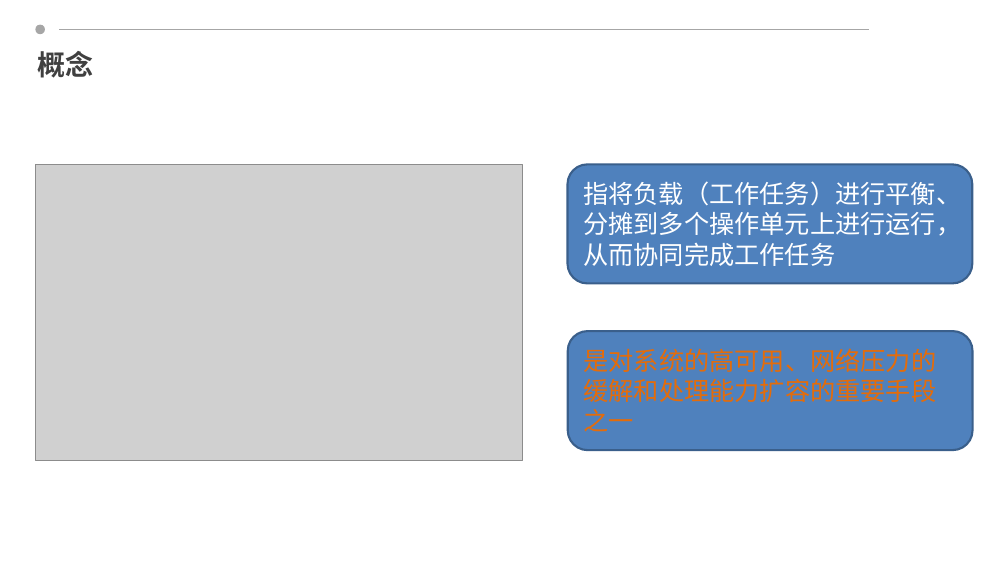
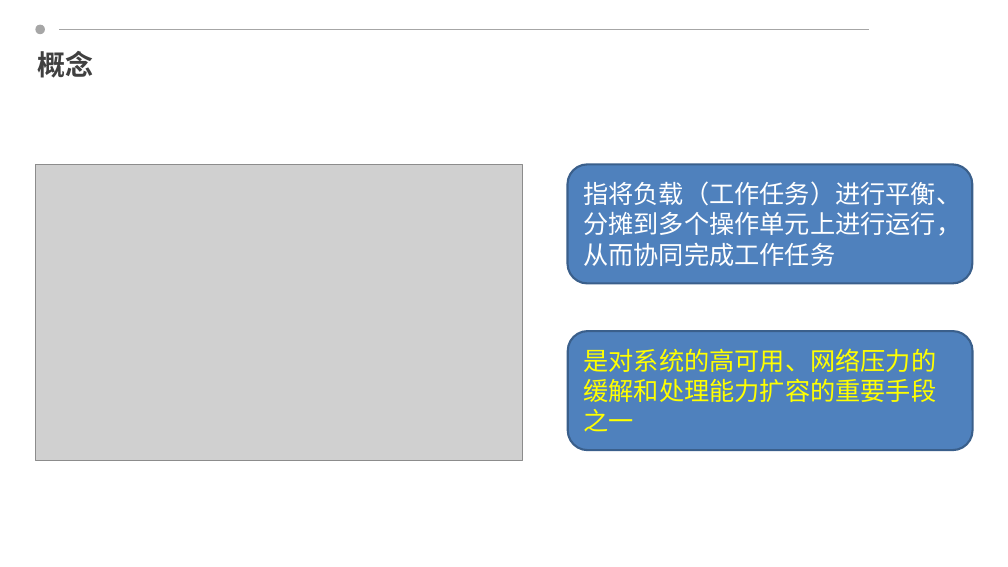
Before and after one commit to ziyanjupan/-ReadingNotes, a slide deck: slide 4 of Ribbon解析 .pptx. Drawn at 1008x567 pixels with LibreOffice and Linux fonts; fonts in the diff are those of the drawing; grey boxes stand for pictures; background and template pictures are left out. Boxes give left, top, right and bottom in pixels: in the first picture for what was removed or moved away, otherwise in the second. Text is boxed around its words. In the diff, an @@ line names an element or a change of style, - is before the commit and + after.

```diff
--- a/Ribbon解析 .pptx
+++ b/Ribbon解析 .pptx
@@ rounded rectangle "是对系统的高可用、网络压力的缓解和处理能力扩容的重要手段之一" at (x1=568, y1=331, x2=973, y2=450): text colour #E46C0A to #FFFF00 @@
```
Also in this commit, not shown: 8 other slides changed, 4 slides added, 2 slides removed.
